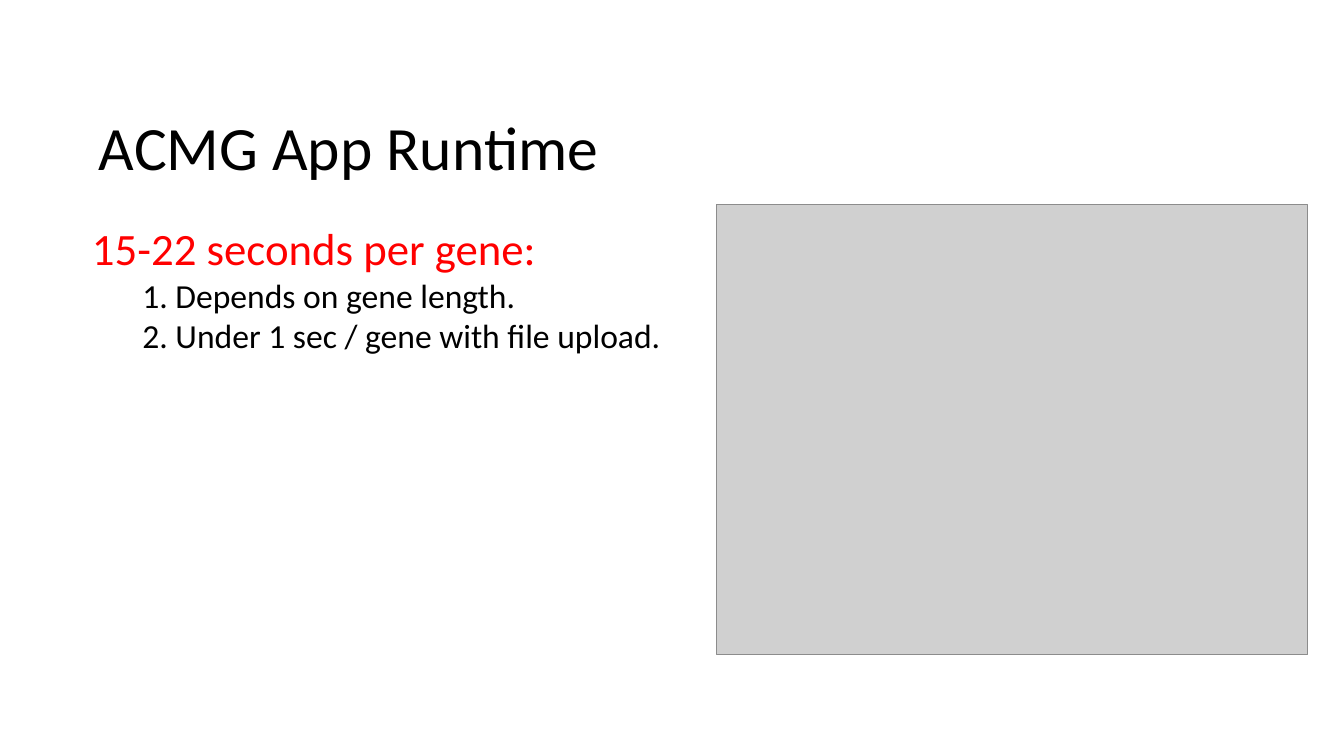
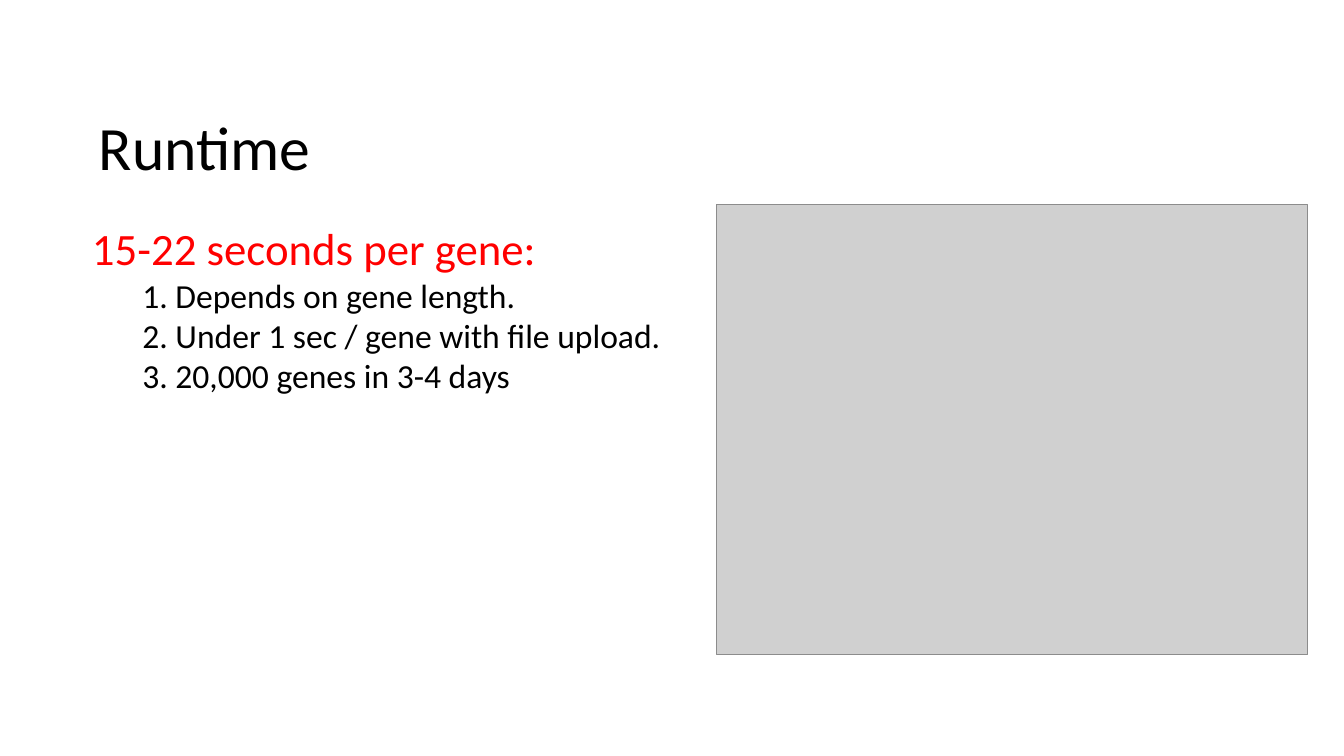
Before and after one commit to dfan/HST-2016, a slide deck: slide 8 of week_6/For_Zak.pptx (slide 4 before the commit). Drawn at 1344x756 pixels with LibreOffice and Linux fonts; fonts in the diff are those of the drawing; grey boxes stand for pictures. Boxes give left, top, right and bottom in pixels: in the first picture for what was removed or moved away, otherwise in the second. Text is boxed around its words. In the diff, an @@ line names an element or a change of style, - is before the commit and + after.

```diff
--- a/week_6/For_Zak.pptx
+++ b/week_6/For_Zak.pptx
@@ title at (99,127,311,171): text changed @@
-ACMG App Runtime
+Runtime
@@ text at (142,364,510,394): paragraph added @@
+  3. 20,000 genes in 3-4 days
```
Also in this commit, not shown: 16 other slides changed, 2 slides added, 2 slides removed, 20 other files.
